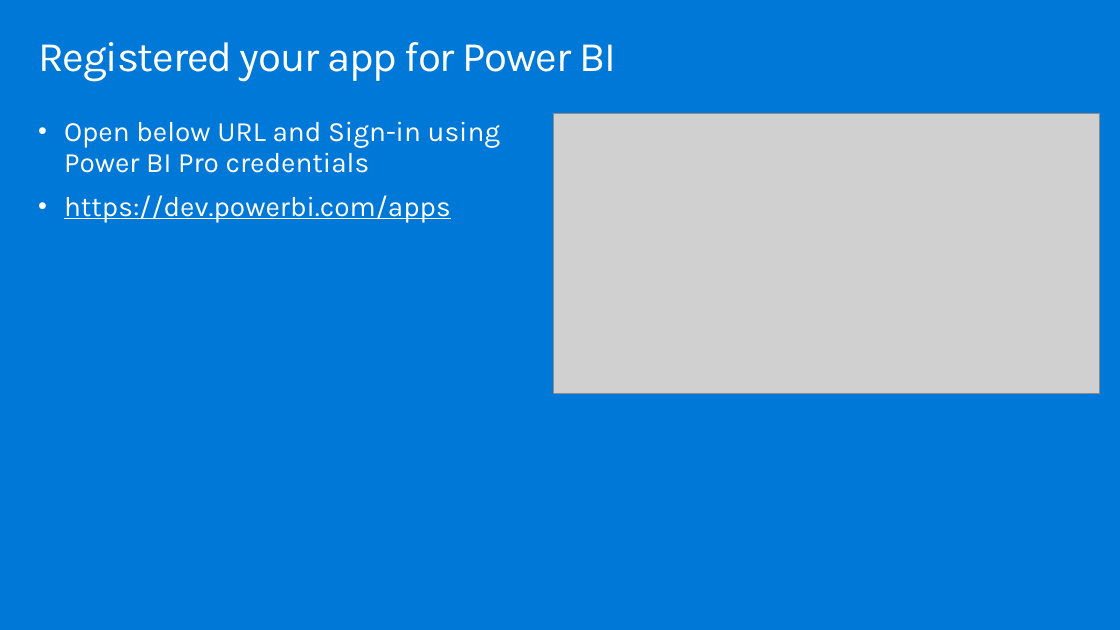
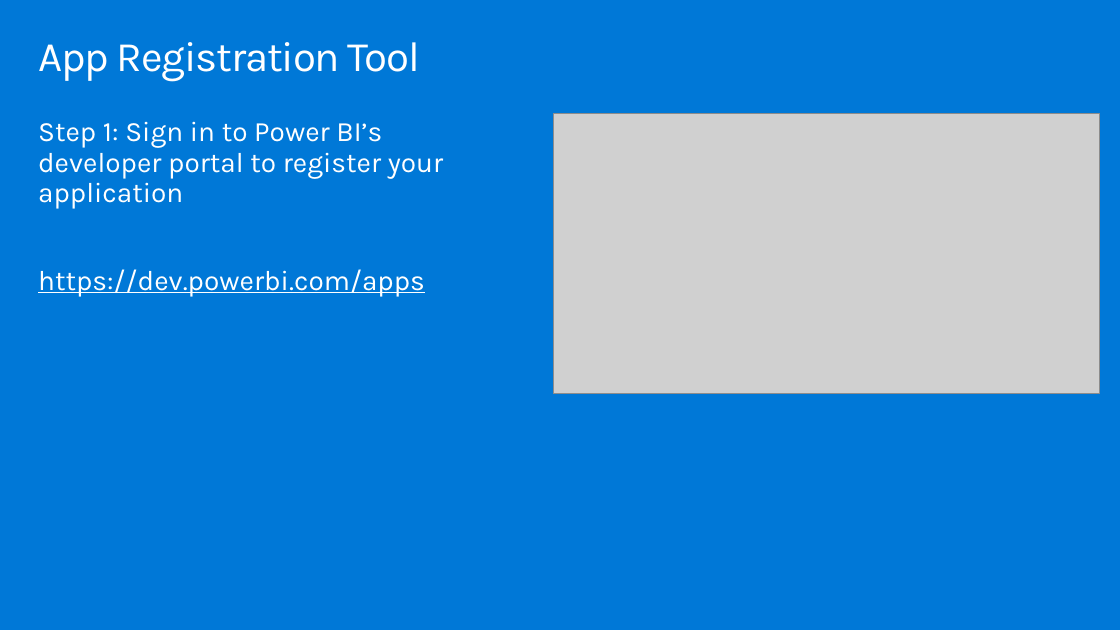
Before and after one commit to hnc198/AzurePowerBI, a slide deck: slide 3 of Hands-on Modules/Embedding/9. Embedding Module.pptx. Drawn at 1120x630 pixels with LibreOffice and Linux fonts; fonts in the diff are those of the drawing; grey boxes stand for pictures. Boxes give left, top, right and bottom in pixels: in the first picture for what was removed or moved away, otherwise in the second. Text is boxed around its words. In the diff, an @@ line names an element or a change of style, - is before the commit and + after.

```diff
--- a/Hands-on Modules/Embedding/9. Embedding Module.pptx
+++ b/Hands-on Modules/Embedding/9. Embedding Module.pptx
@@ title at <box>38,42,420,82</box>: text changed @@
-Registered your app for Power BI
+App Registration Tool
@@ text at <box>38,121,443,208</box>: text changed @@
-• Open below URL and Sign-in using Power BI Pro credentials
+Step 1: Sign in to Power BI’s developer portal to register your application
@@ text at <box>38,269,425,297</box>: bullet • to none @@
```
Also in this commit, not shown: 7 other slides changed, 3 other files.
